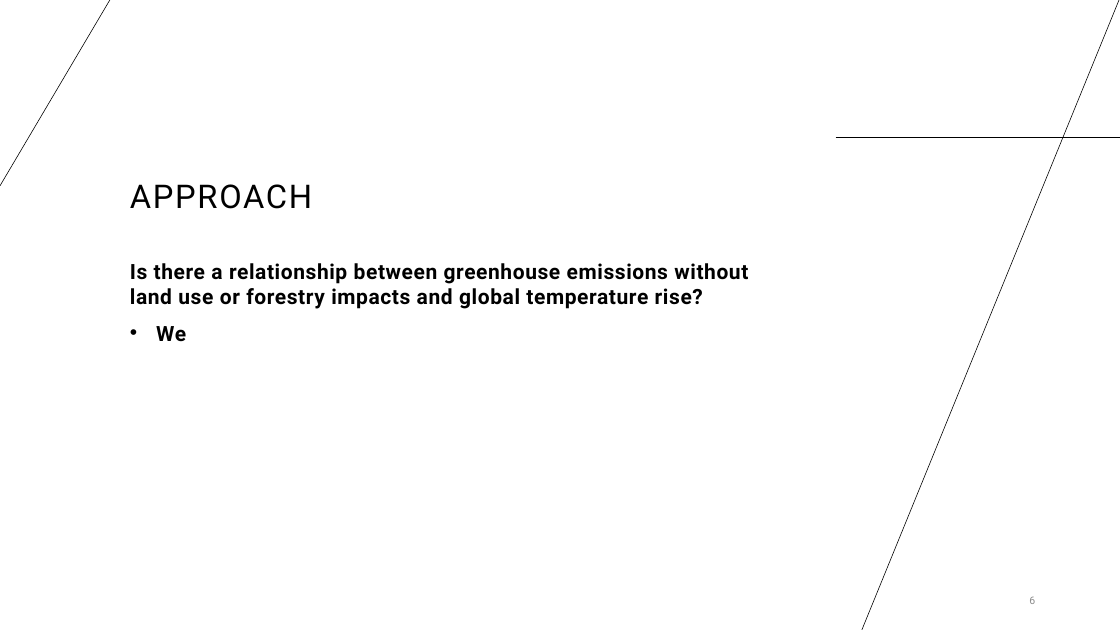
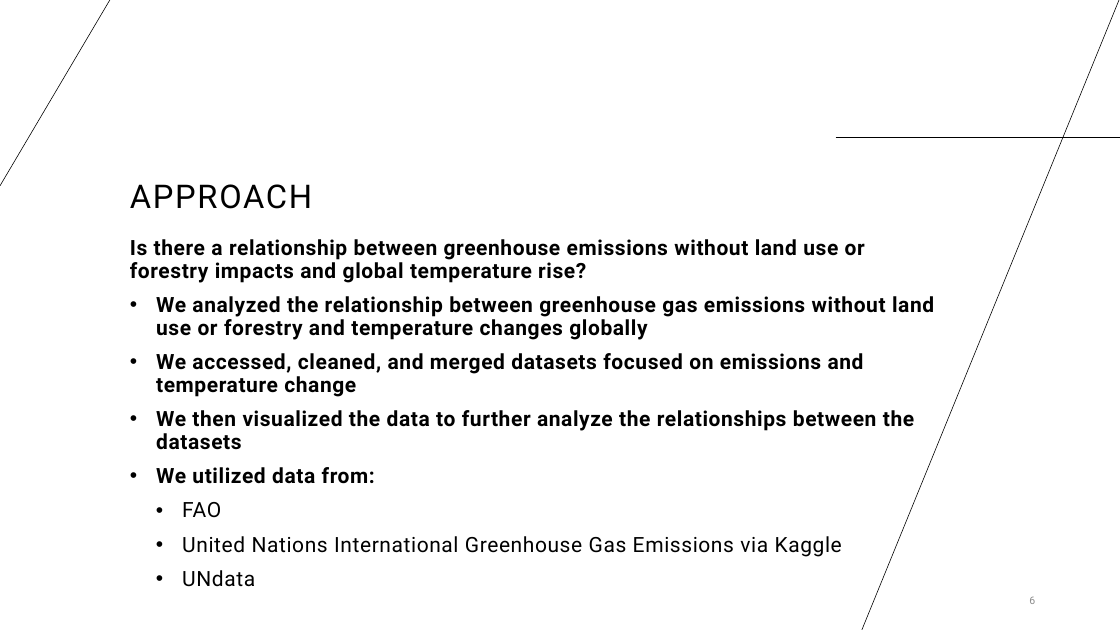
Before and after one commit to LaserLon/EDA, a slide deck: slide 6 of Chelsey/Group_1_EDA_Presentation.pptx. Drawn at 1120x630 pixels with LibreOffice and Linux fonts; fonts in the diff are those of the drawing. Boxes give left, top, right and bottom in pixels: in the first picture for what was removed or moved away, otherwise in the second. Text is boxed around its words. In the diff, an @@ line names an element or a change of style, - is before the commit and + after.

```diff
--- a/Chelsey/Group_1_EDA_Presentation.pptx
+++ b/Chelsey/Group_1_EDA_Presentation.pptx
@@ text "Is there a relationship between ...": place and size @@
-text "Is there a relationship between ..." at (130,263,748,342)
+text "Is there a relationship between ..." at (130,239,934,587)
@@ text at (130,239,865,283): line spacing 1 to 0.9 @@
@@ text at (156,296,934,587): text changed @@
-• We
+• We analyzed the relationship between greenhouse gas emissions without land use or forestry and temperature changes globally
+• We accessed, cleaned, and merged datasets focused on emissions and temperature change
+• We then visualized the data to further analyze the relationships between the datasets
+• We utilized data from:
+  • FAO
+  • United Nations International Greenhouse Gas Emissions via Kaggle
+  • UNdata
```
Also in this commit, not shown: 10 other slides changed, 3 slides added, 1 slide removed.
